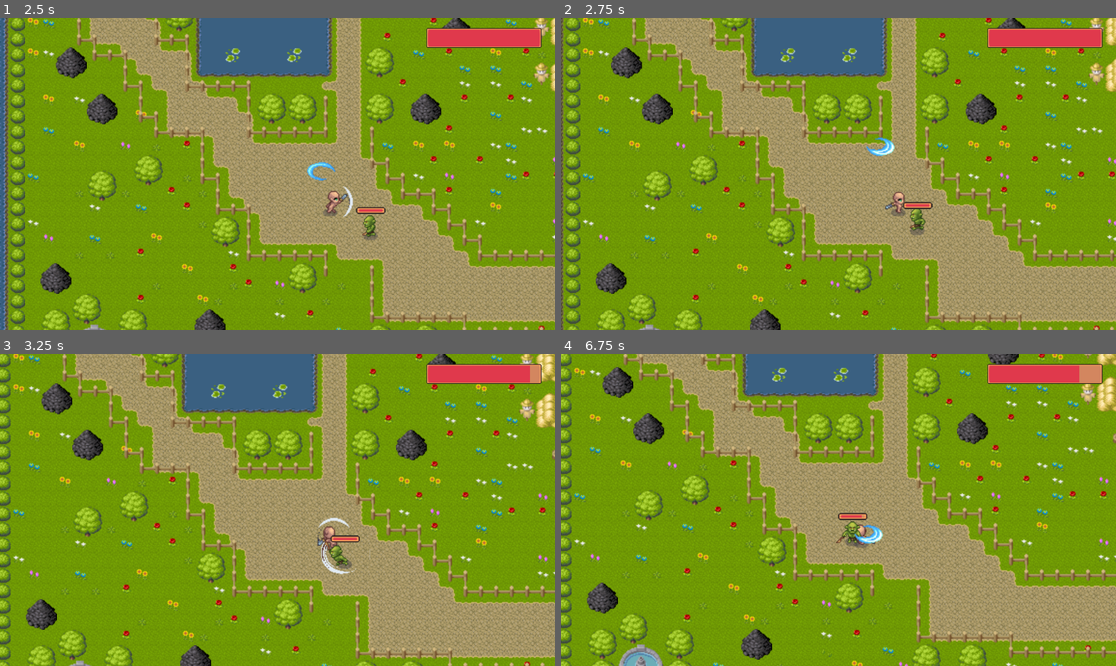
Above: before the commit, frames 1-4 (two rows, left to right).
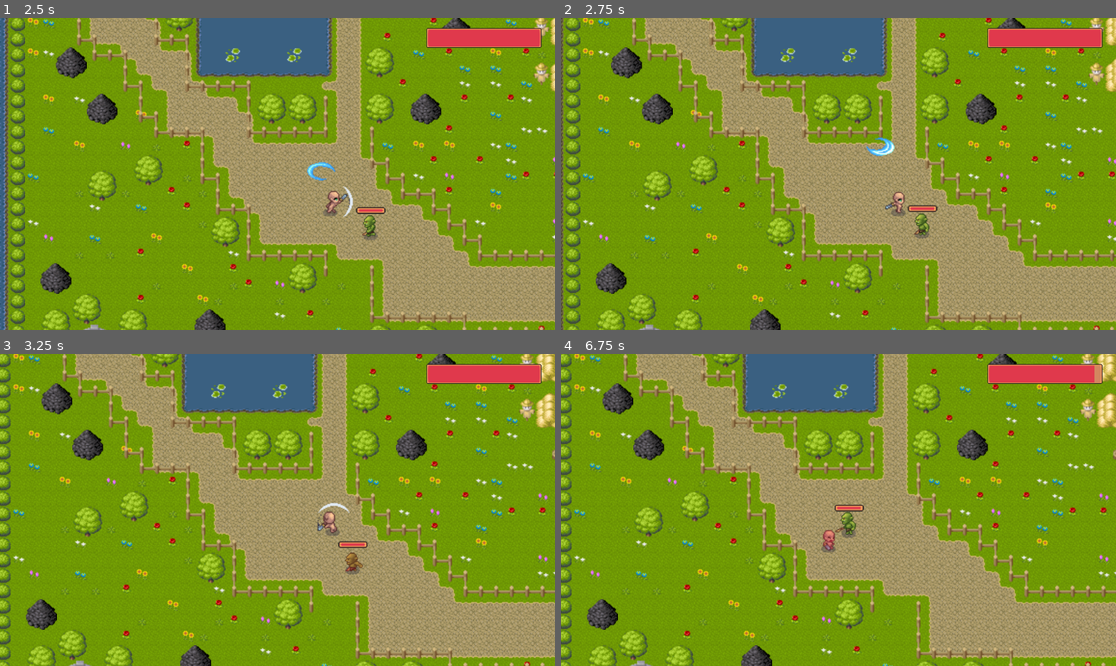
Above: after the commit, the same moments.

Repository: LushoCallapa/info_3_parcial
Game: Godot game, scene res://scenes/main.tscn
Same seed, same stepped clock (60 frames per second), same inputs: the game is played once before the commit and once after it.
Inputs (mouse positions are in pixels of both pictures, inside the frame that each line leads up to):
- Up to frame 1 (2.5 s): move the mouse to (399, 158) at 0.52 s; hold D (right) 0.53-1.28 s; click (399, 158) at 0.6 s; move the mouse to (166, 189) at 1.27 s; hold S (down) 1.28-2.03 s; click (166, 189) at 1.35 s; move the mouse to (333, 105) at 2.02 s; hold D (right) from 2.03 s (still down); right-click (333, 105) at 2.1 s; click (333, 105) at 2.3 s
- Up to frame 2 (2.75 s): keep holding D (right)
- Up to frame 3 (3.25 s): move the mouse to (249, 572) at 2.77 s; release D (right) at 2.78 s; hold W (up) from 2.78 s (still down); click (249, 572) at 2.85 s
- Up to frame 4 (6.75 s): move the mouse to (1005, 556) at 3.52 s; release W (up) at 3.53 s; hold A (left) 3.53-5.03 s; click (1005, 556) at 3.6 s; move the mouse to (672, 463) at 4.27 s; right-click (672, 463) at 4.35 s; click (672, 463) at 4.55 s; move the mouse to (866, 510) at 5.02 s; hold S (down) 5.03-5.78 s; click (866, 510) at 5.1 s; move the mouse to (755, 432) at 5.77 s; hold D (right) 5.78-6.53 s; click (755, 432) at 5.85 s; move the mouse to (960, 494) at 6.52 s; hold W (up) from 6.53 s (still down); right-click (960, 494) at 6.6 s

Frame 1 is identical in both runs. In frame 2, 0.4% of the frame differs, in the area x 61-68%, y 58-71%; in frame 3, 1.1%; in frame 4, 28%, in the area x 0-100%, y 0-100%.

Commit message:
danho y muerte del enemigo y main character

Diff:
--- a/proyectoz/scenes/main_character.tscn
+++ b/proyectoz/scenes/main_character.tscn
@@ -3380,7 +3380,7 @@
 states/Walk_Attack/node = SubResource("AnimationNodeBlendSpace2D_jtpcl")
 states/Walk_Attack/position = Vector2(429, 393)
 transitions = ["Start", "Idle", SubResource("AnimationNodeStateMachineTransition_cws85"), "Idle", "Walk", SubResource(" …(1033 unchanged characters)…
-graph_offset = Vector2(-137.566, 107.682)
+graph_offset = Vector2(-130.566, 3.682)
 
 [sub_resource type="RectangleShape2D" id="RectangleShape2D_pp14f"]
 size = Vector2(13.75, 34)
--- a/proyectoz/scenes/orco_1.tscn
+++ b/proyectoz/scenes/orco_1.tscn
@@ -206,6 +206,18 @@
 "update": 0,
 "values": [0.0]
 }
+tracks/7/type = "value"
+tracks/7/imported = false
+tracks/7/enabled = true
+tracks/7/path = NodePath("HitBoxPivot/HitBox/CollisionShape2D:position")
+tracks/7/interp = 1
+tracks/7/loop_wrap = true
+tracks/7/keys = {
+"times": PackedFloat32Array(0),
+"transitions": PackedFloat32Array(1),
+"update": 0,
+"values": [Vector2(-1, -7)]
+}
 
 [sub_resource type="Animation" id="Animation_uu6w1"]
 resource_name = "attack_left"
@@ -315,10 +327,10 @@
 tracks/8/interp = 1
 tracks/8/loop_wrap = true
 tracks/8/keys = {
-"times": PackedFloat32Array(0.1),
+"times": PackedFloat32Array(0),
 "transitions": PackedFloat32Array(1),
 "update": 0,
-"values": [Vector2(3.5, -3.625)]
+"values": [Vector2(2.14059, -10.6035)]
 }
 
 [sub_resource type="Animation" id="Animation_8sxns"]
@@ -413,26 +425,26 @@
 tracks/7/type = "value"
 tracks/7/imported = false
 tracks/7/enabled = true
-tracks/7/path = NodePath("HitBoxPivot/HitBox/CollisionShape2D:position")
+tracks/7/path = NodePath("HitBoxPivot/HitBox/CollisionShape2D:disabled")
 tracks/7/interp = 1
 tracks/7/loop_wrap = true
 tracks/7/keys = {
-"times": PackedFloat32Array(0.1),
-"transitions": PackedFloat32Array(1),
-"update": 0,
-"values": [Vector2(3.5, -3.625)]
+"times": PackedFloat32Array(0.1, 0.6),
+"transitions": PackedFloat32Array(1, 1),
+"update": 1,
+"values": [false, true]
 }
 tracks/8/type = "value"
 tracks/8/imported = false
 tracks/8/enabled = true
-tracks/8/path = NodePath("HitBoxPivot/HitBox/CollisionShape2D:disabled")
+tracks/8/path = NodePath("HitBoxPivot/HitBox/CollisionShape2D:position")
 tracks/8/interp = 1
 tracks/8/loop_wrap = true
 tracks/8/keys = {
-"times": PackedFloat32Array(0.1, 0.6),
-"transitions": PackedFloat32Array(1, 1),
-"update": 1,
-"values": [false, true]
+"times": PackedFloat32Array(0),
+"transitions": PackedFloat32Array(1),
+"update": 0,
+"values": [Vector2(2.00001, 2.99999)]
 }
 
 [sub_resource type="Animation" id="Animation_ex06c"]
@@ -503,50 +515,50 @@
 tracks/5/type = "value"
 tracks/5/imported = false
 tracks/5/enabled = true
-tracks/5/path = NodePath("HitBoxPivot/HitBox/CollisionShape2D:position")
+tracks/5/path = NodePath("HitBoxPivot:rotation")
 tracks/5/interp = 1
 tracks/5/loop_wrap = true
 tracks/5/keys = {
 "times": PackedFloat32Array(0.1),
 "transitions": PackedFloat32Array(1),
 "update": 0,
-"values": [Vector2(3.5, -2)]
+"values": [0.0]
 }
 tracks/6/type = "value"
 tracks/6/imported = false
 tracks/6/enabled = true
-tracks/6/path = NodePath("HitBoxPivot:rotation")
+tracks/6/path = NodePath("HitBoxPivot:position")
 tracks/6/interp = 1
 tracks/6/loop_wrap = true
 tracks/6/keys = {
 "times": PackedFloat32Array(0.1),
 "transitions": PackedFloat32Array(1),
 "update": 0,
-"values": [0.0]
+"values": [Vector2(-2, -12)]
 }
 tracks/7/type = "value"
 tracks/7/imported = false
 tracks/7/enabled = true
-tracks/7/path = NodePath("HitBoxPivot:position")
+tracks/7/path = NodePath("HitBoxPivot/HitBox/CollisionShape2D:disabled")
 tracks/7/interp = 1
 tracks/7/loop_wrap = true
 tracks/7/keys = {
-"times": PackedFloat32Array(0.1),
-"transitions": PackedFloat32Array(1),
-"update": 0,
-"values": [Vector2(-2, -12)]
+"times": PackedFloat32Array(0.1, 0.6),
+"transitions": PackedFloat32Array(1, 1),
+"update": 1,
+"values": [false, true]
 }
 tracks/8/type = "value"
 tracks/8/imported = false
 tracks/8/enabled = true
-tracks/8/path = NodePath("HitBoxPivot/HitBox/CollisionShape2D:disabled")
+tracks/8/path = NodePath("HitBoxPivot/HitBox/CollisionShape2D:position")
 tracks/8/interp = 1
 tracks/8/loop_wrap = true
 tracks/8/keys = {
-"times": PackedFloat32Array(0.1, 0.6),
-"transitions": PackedFloat32Array(1, 1),
-"update": 1,
-"values": [false, true]
+"times": PackedFloat32Array(0),
+"transitions": PackedFloat32Array(1),
+"update": 0,
+"values": [Vector2(1, 0)]
 }
 
 [sub_resource type="Animation" id="Animation_hfv3o"]
@@ -588,6 +600,20 @@
 "update": 1,
 "values": [8]
 }
+tracks/3/type = "method"
+tracks/3/imported = false
+tracks/3/enabled = true
+tracks/3/path = NodePath(".")
+tracks/3/interp = 1
+tracks/3/loop_wrap = true
+tracks/3/keys = {
+"times": PackedFloat32Array(1),
+"transitions": PackedFloat32Array(1),
+"values": [{
+"args": [],
+"method": &"death_animation_finish"
+}]
+}
 
 [sub_resource type="Animation" id="Animation_agg6u"]
 resource_name = "dead_left"
@@ -640,6 +666,20 @@
 "update": 1,
 "values": [16, 17, 18, 19, 20, 21, 22, 23]
 }
+tracks/4/type = "method"
+tracks/4/imported = false
+tracks/4/enabled = true
+tracks/4/path = NodePath(".")
+tracks/4/interp = 1
+tracks/4/loop_wrap = true
+tracks/4/keys = {
+"times": PackedFloat32Array(1),
+"transitions": PackedFloat32Array(1),
+"values": [{
+"args": [],
+"method": &"death_animation_finish"
+}]
+}
 
 [sub_resource type="Animation" id="Animation_xkv1v"]
 resource_name = "dead_right"
@@ -692,6 +732,20 @@
 "update": 1,
 "values": [24, 25, 26, 27, 28, 29, 30, 31]
 }
+tracks/4/type = "method"
+tracks/4/imported = false
+tracks/4/enabled = true
+tracks/4/path = NodePath(".")
+tracks/4/interp = 1
+tracks/4/loop_wrap = true
+tracks/4/keys = {
+"times": PackedFloat32Array(1),
+"transitions": PackedFloat32Array(1),
+"values": [{
+"args": [],
+"method": &"death_animation_finish"
+}]
+}
 
 [sub_resource type="Animation" id="Animation_2lpc7"]
 resource_name = "dead_up"
@@ -744,10 +798,23 @@
 "update": 1,
 "values": [8]
 }
+tracks/4/type = "method"
+tracks/4/imported = false
+tracks/4/enabled = true
+tracks/4/path = NodePath(".")
+tracks/4/interp = 1
+tracks/4/loop_wrap = true
+tracks/4/keys = {
+"times": PackedFloat32Array(1),
+"transitions": PackedFloat32Array(1),
+"values": [{
+"args": [],
+"method": &"death_animation_finish"
+}]
+}
 
 [sub_resource type="Animation" id="Animation_7onxk"]
 resource_name = "hurt_down"
-length = 0.85
 step = 0.15
 tracks/0/type = "value"
 tracks/0/imported = false
@@ -784,6 +851,20 @@
 "transitions": PackedFloat32Array(1),
 "update": 1,
 "values": [6]
+}
+tracks/3/type = "method"
+tracks/3/imported = false
+tracks/3/enabled = true
+tracks/3/path = NodePath(".")
+tracks/3/interp = 1
+tracks/3/loop_wrap = true
+tracks/3/keys = {
+"times": PackedFloat32Array(1),
+"transitions": PackedFloat32Array(1),
+"values": [{
+"args": [],
+"method": &"attack_hurt_finished"
+}]
 }
 
 [sub_resource type="Animation" id="Animation_hb1s2"]
@@ -837,6 +918,20 @@
 "update": 1,
 "values": [12, 13, 14, 15, 16, 17]
 }
+tracks/4/type = "method"
+tracks/4/imported = false
+tracks/4/enabled = true
+tracks/4/path = NodePath(".")
+tracks/4/interp = 1
+tracks/4/loop_wrap = true
+tracks/4/keys = {
+"times": PackedFloat32Array(1),
+"transitions": PackedFloat32Array(1),
+"values": [{
+"args": [],
+"method": &"attack_hurt_finished"
+}]
+}
 
 [sub_resource type="Animation" id="Animation_khmdk"]
 resource_name = "hurt_right"
@@ -889,6 +984,20 @@
 "update": 1,
 "values": [18, 19, 20, 21, 22, 23]
 }
+tracks/4/type = "method"
+tracks/4/imported = false
+tracks/4/enabled = true
+tracks/4/path = NodePath(".")
+tracks/4/interp = 1
+tracks/4/loop_wrap = true
+tracks/4/keys = {
+"times": PackedFloat32Array(1),
+"transitions": PackedFloat32Array(1),
+"values": [{
+"args": [],
+"method": &"attack_hurt_finished"
+}]
+}
 
 [sub_resource type="Animation" id="Animation_tmanp"]
 resource_name = "hurt_up"
@@ -940,6 +1049,20 @@
 "transitions": PackedFloat32Array(1, 1, 1, 1, 1, 1),
 "update": 1,
 "values": [6, 7, 8, 9, 10, 11]
+}
+tracks/4/type = "method"
+tracks/4/imported = false
+tracks/4/enabled = true
+tracks/4/path = NodePath(".")
+tracks/4/interp = 1
+tracks/4/loop_wrap = true
+tracks/4/keys = {
+"times": PackedFloat32Array(1),
+"transitions": PackedFloat32Array(1),
+"values": [{
+"args": [],
+"method": &"attack_hurt_finished"
+}]
 }
 
 [sub_resource type="Animation" id="Animation_erwc0"]
@@ -1515,7 +1638,7 @@
 graph_offset = Vector2(-12, -13.1106)
 
 [sub_resource type="RectangleShape2D" id="RectangleShape2D_1qlta"]
-size = Vector2(42, 19.375)
+size = Vector2(22.2812, 9.20702)
 
 [sub_resource type="CapsuleShape2D" id="CapsuleShape2D_ir8f4"]
 radius = 14.0
@@ -1527,11 +1650,11 @@
 script = ExtResource("1_k2as2")
 max_speed = 40
 
-[node name="Area2D" type="Area2D" parent="."]
+[node name="DetectionArea" type="Area2D" parent="."]
 collision_layer = 256
 collision_mask = 16
 
-[node name="CollisionShape2D" type="CollisionShape2D" parent="Area2D"]
+[node name="CollisionShape2D" type="CollisionShape2D" parent="DetectionArea"]
 position = Vector2(0, 2)
 shape = SubResource("CircleShape2D_i0cxn")
 debug_color = Color(0.941654, 0.158514, 0.46387, 0.42)
@@ -1603,7 +1726,7 @@
 script = ExtResource("9_n5xih")
 orco1 = NodePath("..")
 
-[connection signal="area_entered" from="Area2D" to="." method="_on_area_2d_area_entered"]
+[connection signal="area_entered" from="DetectionArea" to="." method="_on_area_2d_area_entered"]
 [connection signal="area_entered" from="HurtBox" to="." method="_on_hurt_box_area_entered"]
 
 [editable path="HitBoxPivot/HitBox"]
--- a/proyectoz/scripts/main_character.gd
+++ b/proyectoz/scripts/main_character.gd
@@ -8,15 +8,14 @@
 @onready var state_machine = $AnimationTree.get("parameters/playback")
 @export var body: CharacterBody2D
 @export var damage = 10
-@export var maxHealth = 100
+@export var maxHealth = 150
 @export var currentHealth: int = maxHealth
 
 const ACCELERATION = 500
 const FRICTION = 500
 const MAX_SPEED = 50
-const RUN_SPEED_MULTIPLIER = 1.7  # Multiplicador de velocidad cuando se corre
+const RUN_SPEED_MULTIPLIER = 1.7
 
-# estados del player
 enum {
 	MOVE,
 	ATTACK,
@@ -25,9 +24,8 @@
 }
 
 var bullet_scene
-# variable de estado actual
 var state = MOVE
-var is_running = false  # Variable para indicar si está corriendo
+var is_running = false
 func _ready() -> void:
 	bullet_scene = preload("res://scenes/bullet.tscn")
 
@@ -78,8 +76,6 @@
 
 	if input_vector != Vector2.ZERO:
 		set_animations(input_vector)
-
-		# Si se están usando las teclas Run, el personaje corre
 		if Input.is_action_pressed("RunUp") or Input.is_action_pressed("RunDown") or Input.is_action_pressed("RunRight") or Input.is_action_pressed("RunLeft"):
 			is_running = true
 			state_machine.travel("Run")
@@ -96,8 +92,8 @@
 
 	move_and_slide()
 
-	# Transición a ATTACK si se presiona el botón de ataque
 	if Input.is_action_just_pressed("NormalAttack"):
+		#state_machine.travel("Attack")
 		state = ATTACK
 
 	if Input.is_action_just_pressed("SpecialAttack"):
@@ -112,9 +108,8 @@
 		state = ATTACK
 
 func attack_state(delta):
-	velocity = Vector2.ZERO  # Detiene el movimiento durante el ataque
+	velocity = Vector2.ZERO
 
-	# Si está corriendo, usa la animación de Run_Attack, de lo contrario, usa Walk_Attack
 	if is_running:
 		state_machine.travel("Run_Attack")
 	else:
@@ -122,41 +117,34 @@
 
 	state = MOVE
 
-	# Transición de vuelta a MOVE al finalizar la animación de ataque
-	#if animation_tree.is_animation_finished():
-		#state = MOVE
-
 func attack_anim_finished():
 	state = MOVE
 
 func attack_hurt_finished():
 	state = MOVE
 
-# Función para recibir daño
 func receive_damage(amount: int):
-	currentHealth -= amount  # Reducir la salud
+	currentHealth -= amount
 	print(currentHealth)
 	emit_signal("healthChanged", currentHealth)
 	healthChanged.emit()
 
-	# Si la salud llega a cero, el personaje muere
 	if currentHealth <= 0:
 		currentHealth = 0
 		state = DEATH
 	else:
-		# Si no muere, activar la animación de daño
 		state = HURT
 
-# Estado cuando el personaje está recibiendo daño
 func death_state(delta):
 	state_machine.travel("Death")
 
 func hurt_state(delta):
 	#velocity = Vector2.ZERO  # Detiene el movimiento durante el daño
 	state_machine.travel("Hurt")
-	# Al finalizar la animación de Hurt, vuelve al estado MOVE
+
 func death_animation_finish():
 	queue_free()
+
 func _on_hurt_box_area_entered(area: Area2D) -> void:
 	print("area")
 	receive_damage(damage)
--- a/proyectoz/scripts/orco_1.gd
+++ b/proyectoz/scripts/orco_1.gd
@@ -19,6 +19,7 @@
 	PAUSE,
 	ATTACK,
 	HURT,
+	DEATH,
 }
 
 # variable de estado actual
@@ -51,6 +52,8 @@
 			attack_state(delta)
 		HURT:
 			hurt_state(delta)
+		DEATH:
+			death_state(delta)
 
 func move_state(delta):
 	if target:
@@ -67,22 +70,24 @@
 
 func receive_damage(amount: int):
 	currentHealth -= amount  # Reducir la salud
+	print(currentHealth)
 	emit_signal("healthChanged", currentHealth)
 	healthChanged.emit()
 
 	# Si la salud llega a cero, el personaje muere
 	if currentHealth <= 0:
 		currentHealth = 0
-		state_machine.travel("dead")
+		state = DEATH
 	else:
 		# Si no muere, activar la animación de daño
 		state = HURT
-		state_machine.travel("hurt")
-
-	state = MOVE
 
 func hurt_state(delta):
+	state_machine.travel("hurt")
 	velocity = Vector2.ZERO
+
+func death_state(delta):
+	state_machine.travel("dead")
 
 func attack_state(delta):
 	state_machine.travel("attack")
@@ -93,7 +98,14 @@
 	if not body:
 		state = PAUSE
 
+func attack_hurt_finished():
+	state = MOVE
+
+func death_animation_finish():
+	queue_free()
+
 func _on_area_2d_area_entered(area: Area2D) -> void:
+	body.damage = 5
 	state = ATTACK
 
 func _on_hurt_box_area_entered(area: Area2D) -> void:
Not shown: 1 places in proyectoz/scenes/level_2.tscn that only renumber resources
